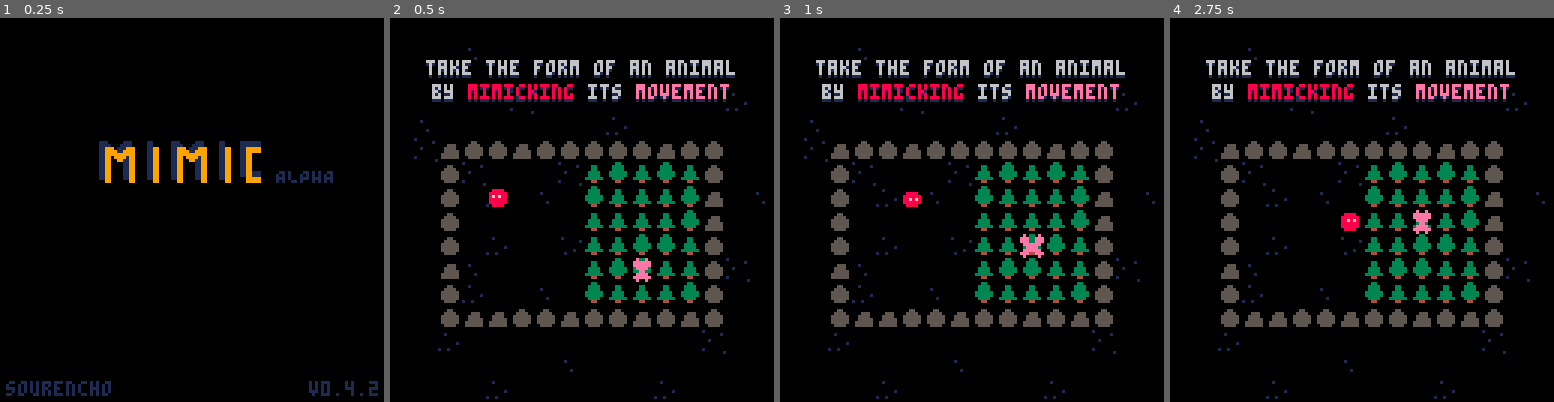
Above: before the commit, frames 1-4 (left to right).
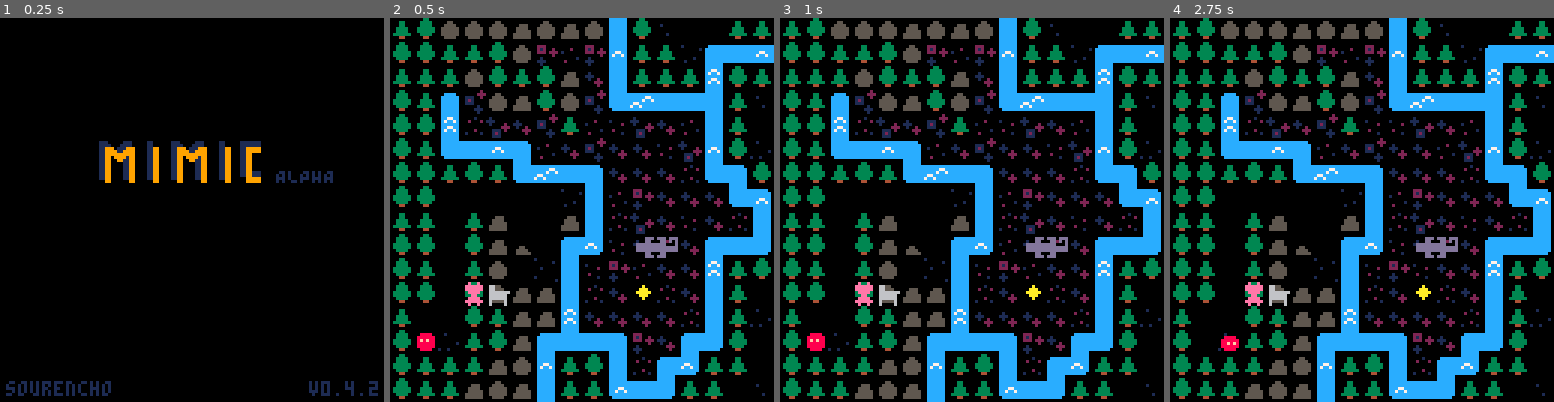
Above: after the commit, the same moments.

Repository: sourencho/mimic
Game: PICO-8 cartridge mimic.p8
Two runs of this game, one before a commit and one after it. Both use one fixed random seed, a clock stepped at 60 frames per second and the inputs below.
Inputs:
- Up to frame 1 (0.25 s): no input
- Up to frame 2 (0.5 s): tap X (X key) at 0.33 s
- Up to frame 3 (1 s): tap O (Z key) at 0.7 s
- Up to frame 4 (2.75 s): tap X (X key) at 1.07, 1.85 s; hold Right 1.6-2.1 s; tap O (Z key) at 1.7, 2.1, 2.5 s; hold Up 2.15-2.42 s; hold Right from 2.47 s (still down)

Frame 1 is identical in both runs. In frame 2, 45% of the frame differs, in the area x 0-100%, y 0-100%; in frame 3, 45%; in frame 4, 45%.

Commit message:
Create level 13

Diff:
--- a/mimic.p8
+++ b/mimic.p8
@@ -9,10 +9,10 @@
 -- DATA
 
 -- SETTINGS
-start_level = 0
+start_level = 13
 level_count = 14
 skip_levels = {3, 5, 6, 8}
-skip_tutorial = false
+skip_tutorial = true
 
 tutorial_level = 15
 tutorial_speed = 20
@@ -1055,7 +1055,8 @@
     local actors_to_del = {}
     for a in all(actors) do
         local shape_key = 10*a.shape[1] + a.shape[2]
-        if (a.is_player or body_size(a) != 3) goto cont
+        -- comp >= 3 check is so that the goat + vishab + butter animal doesn't transform back
+        if (a.is_player or body_size(a) != 3 or #a.comp >= 3) goto cont
         for animals, shape_keys in pairs(animal_big_patterns) do
             local a1, a2 = animals[1], animals[2]
             for pair_shape_key, pat in pairs(shape_keys) do
@@ -1080,15 +1081,14 @@
         ::cont::
     end
 
-    -- TODO: we need to update the animal_big_patterns properly for add and del actors here
-    for x in all(actors_to_del) do
-        del(actors, x)
-        for animals,shape_keys in pairs(animal_big_patterns) do
-            if (contains(animals, x)) animal_big_patterns[animals] = nil
-        end
-    end
-
+    foreach(actors_to_del, function(x) del(actors, x) end)
     foreach(actors_to_add, function(x) add(actors, x) end)
+
+    -- reset patterns
+    if #actors_to_add + #actors_to_del > 0 then
+        init_big_patterns()
+    end
+
 end
 
 function rev_pattern(pattern)
@@ -1237,7 +1237,7 @@
         for b in all(actors) do
             if (not is_comp_equal(a, b) and
                is_mimic(a.pattern, b.pattern, #a.pattern, tern(a.is_player, a.t, 0)) and
-               ((a.no_trans_count <= 0 and b.no_trans_count <= 0) or (a.is_player or b.is_player)) and
+               ((a.no_trans_count + b.no_trans_count <= 0) or (a.is_player or b.is_player)) and
                a.shape[1] == b.shape[1] and a.shape[2] == b.shape[2] and
                pair_equal(a.shape, {1,1}) and pair_equal(b.shape, {1,1})) then
                 if a.is_player then
@@ -2000,7 +2000,7 @@
     elseif game.state == "level_splash" then
         if (game.tick - game.level_end_tick > 50) game.state = "play"
     elseif game.state == "restart" then
-        if (game.tick - game.level_end_tick > 30) game.state = "play"
+        if (game.tick - game.level_end_tick > 20) game.state = "play"
     elseif game.state == "play" then
         update_play()
     elseif game.state == "won" then
@@ -2109,8 +2109,8 @@
 end
 
 function draw_restart()
-    for i=0,1000 do
-        circfill(rnd(128), rnd(128), rnd(2), rnd(1))
+    for i=0,800 do
+        circfill(rnd(128), rnd(128), 1, rnd(1))
     end
 end
 
Not shown, changed: 22 lines of the sprite sheet (__gfx__) section of mimic.p8
